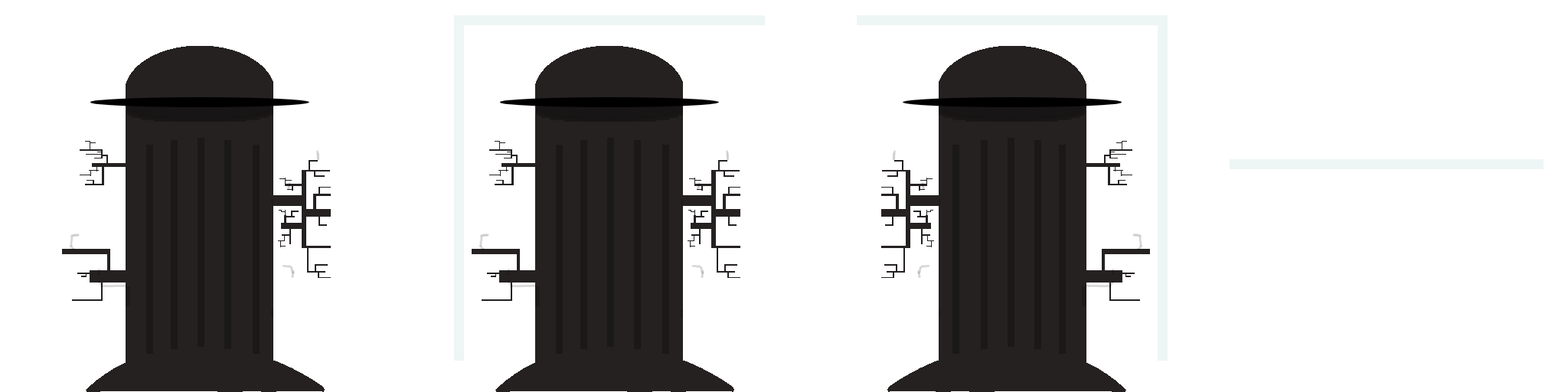
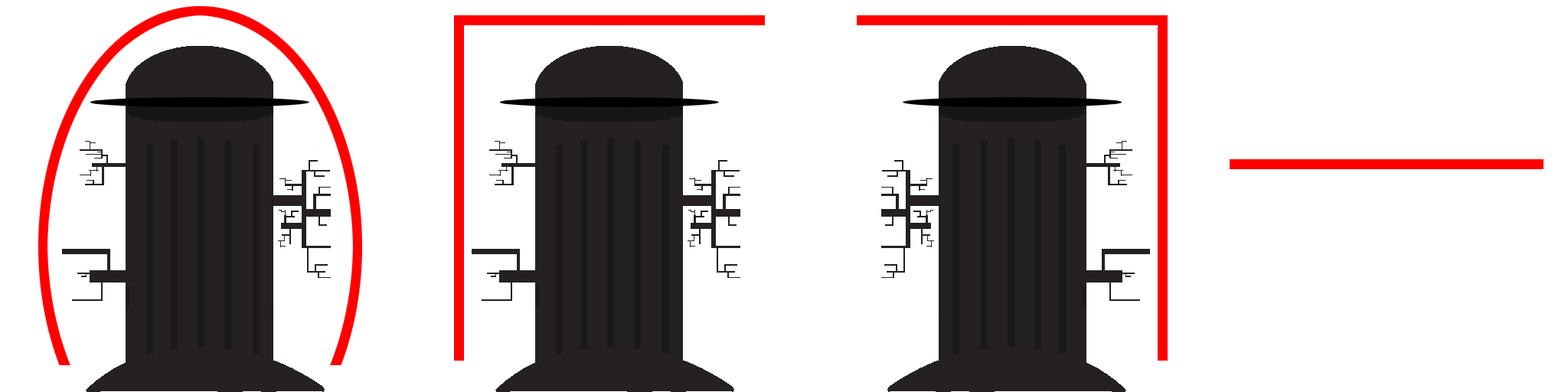
Layered file, before and after one edit (1568 × 392). Changes by layer:
painted on "Layer 12" over left=69, top=150, right=321, bottom=288
painted on "Layer 15" over left=856, top=15, right=1168, bottom=361
painted on "Layer 14" over left=891, top=150, right=1143, bottom=288
painted on "LaserMitt" over left=1229, top=159, right=1544, bottom=170
painted on "Layer 13" over left=454, top=15, right=765, bottom=361
painted on "Layer 3" over left=479, top=150, right=730, bottom=288
